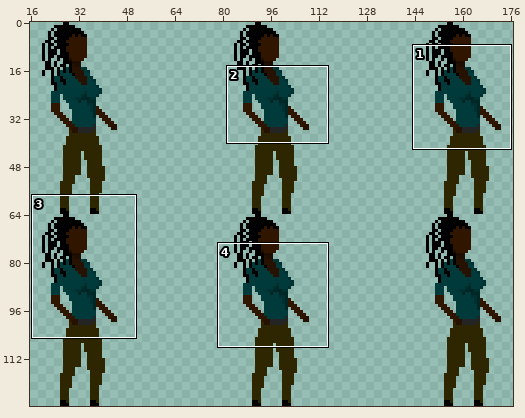
Sprite sheet, stored at gdx-game-android/assets/hero-idle-spritesheet.png. Above: a wide view before the commit, with the close-up outlined.
Close-up. First the earlier version:
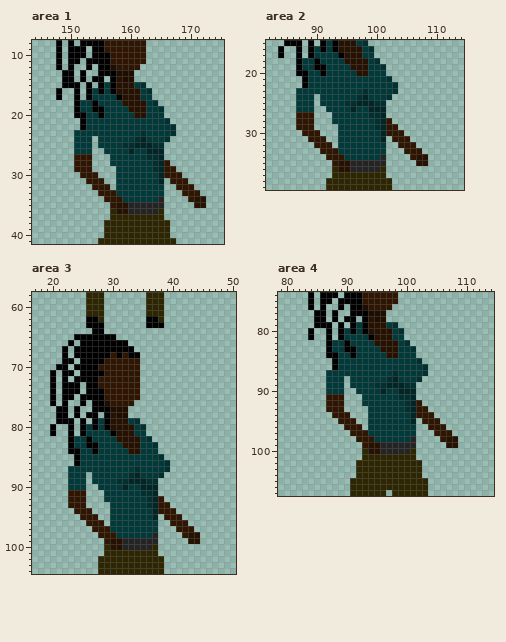
The file is 192x128 pixels. Shown: area 1: x 144..175, y 8..41; area 2: x 82..114, y 15..39; area 3: x 17..50, y 58..104; area 4: x 79..114, y 74..107. The wide view leaves out empty margins. The commit also changed other parts of the picture, which this record leaves out.
The result:
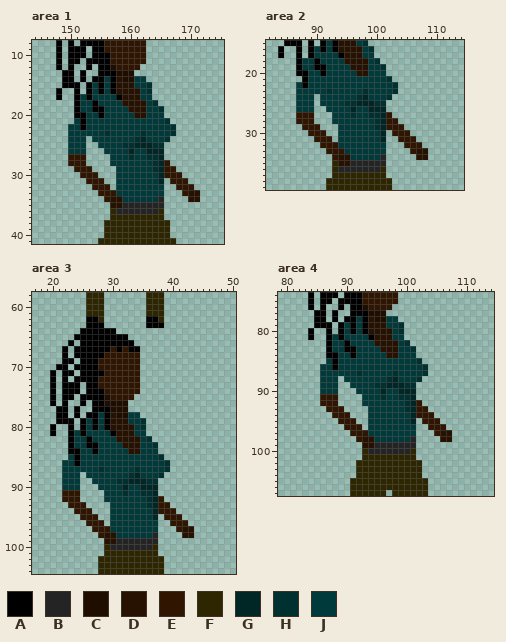
Palette (. is transparent): A #000000  B #242424  C #1f0e00  D #271100  E #301600  F #2d2600  G #002626  H #003030  J #003a3a
The exact change:
Changed rows in their new state; - is an unchanged pixel.
Area 1:
first column x 152:
14 ----J----JJ-
15 --J-------JH
17 J-----------
first column x 150:
21 -J---------
22 JJ---------
23 J-----H----
24 J--.J------
25 J--.-------
26 J--.-------
27 E--.------H
28 E--.-------
first column x 157:
33 -------------DD-
34 DD-----------D-.
35 D-B-----------..
36 -BB-------------
Area 2:
first column x 87:
22 J-----
23 -----H
first column x 87:
27 ---------H-----E------
28 ----------------E-----
29 .--E-------------E----
30 -.--E----------.--E---
31 --.--E----------.--E--
32 ---.--E----------.--E-
33 ----.--E----------.-DD
34 -----.-DD----------.--
35 ------F-------------..
36 -------BB-------------
Area 3:
first column x 25:
 64 AA--AA----
 65 ------AA--
 66 --------A-
 67 -----E-E-A
 68 ----E-E-EE
 69 ---E------
first column x 24:
 75 -----C----.-
 76 ------CCC.--
 78 ----J----JJ-
 79 --J-------JH
 81 J-----------
first column x 22:
 85 -J---------
 86 JJ---------
 87 J-----H----
 88 J--.J------
 89 J--.-------
 90 J--.-------
 91 E--.------H
 92 E--.-------
first column x 29:
 97 -------------DD-
 98 DD-----------D-.
 99 D-B-----------..
100 -BB-------------
Area 4:
first column x 88:
 78 ----J----JJ-
 79 --J-------JH
 81 J-----------
first column x 86:
 85 -J---------
 86 JJ---------
 87 J-----H----
 88 J--.J------
 89 J--.-------
 90 J--.-------
 91 E--.------H
 92 E--.-------
first column x 93:
 97 -------------DD-
 98 DD-----------D-.
 99 D-B-----------..
100 -BB-------------
